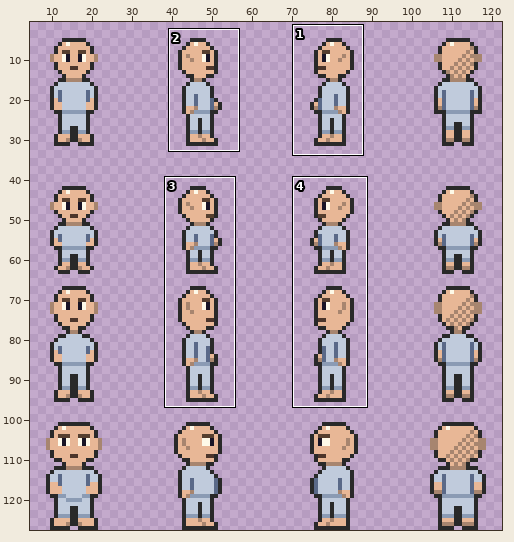
Pixel-art file, stored at assets/characters/character_outlines.aseprite. Above: a wide view before the commit, with the close-up outlined.
Close-up. Old version:
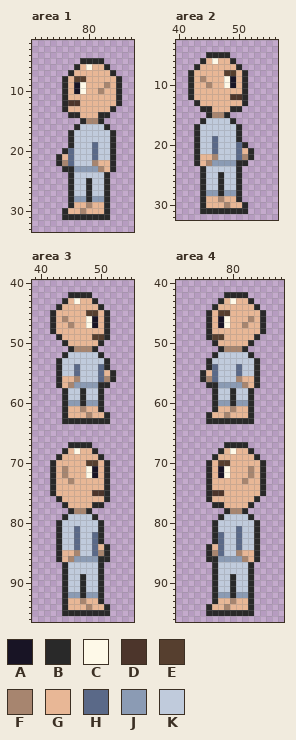
128x128 pixels, 1 frame. Shown: area 1: x 71..87, y 2..33; area 2: x 40..56, y 3..32; area 3: x 39..55, y 40..96; area 4: x 71..88, y 40..96. The wide view leaves out empty margins. The commit also changed other parts of the picture, which this record leaves out.
Palette (. is transparent): A #181425  B #292929  C #fef9e8  D #4c352b  E #563f2f  F #a7856f  G #e8b796  H #5a6988  J #8b9bb4  K #c0cbdc
Pixels before, area 1, first column x 75:
 5 ....BBBB...
 6 ...BGCGGB..
 7 ..BGGGGGGB.
 8 .BGEEGGGGGB
 9 .BGACGGGFGB
10 .BGACGGFGGB
11 .BGGGGGGGGB
12 .BDDGGGGGGB
13 .BGGGGGGGB.
14 ..BBGGGBB..
15 ....BFFB...
16 ...BKKKKB..
17 ..BKKKKKKB.
18 ..BKKKKKKB.
19 ..BKKKHKKB.
20 .BHKKKHKKB.
21 BGHKKKHKKB.
22 BFHKKKFGGB.
23 .BBJJJJFGB.
24 ..BKKKKKB..
25 ..BKKBKKB..
26 ..BKKBKKB..
27 ..BKKBKKB..
28 ..BJJBJJB..
29 ..BGGFGGB..
30 .BGGFGGGB..
31 .BBBBBBBB..
Pixels before, area 2, first column x 42:
 5 ...BBBB....
 6 ..BGCGGB...
 7 .BGGGGGGB..
 8 BGGGGGEEGB.
 9 BGFGGGCAGB.
10 BGGFGGCAGB.
11 BGGGGGGGGB.
12 BGGGGGGDDB.
13 .BGGGGGGGB.
14 ..BBGGGBB..
15 ...BFFB....
16 ..BKKKKB...
17 .BKKKKKKB..
18 .BKKKKKKB..
19 .BKKHKKKB..
20 .BKKHKKKHB.
21 .BKKHKKKHGB
22 .BGGFKKKHFB
23 .BGFJJJJBB.
24 ..BKKKKKB..
25 ..BKKBKKB..
26 ..BKKBKKB..
27 ..BKKBKKB..
28 ..BJJBJJB..
29 ..BGGFGGB..
30 ..BGGGFGGB.
31 ..BBBBBBBB.
Pixels before, area 3, first column x 42:
42 ...BBBB....
43 ..BGCGGB...
44 .BGGGGGGB..
45 BGGGGGEEGB.
46 BGFGGGCAGB.
47 BGGFGGCAGB.
48 BGGGGGGGGB.
49 .BGGGGGEEB.
50 ..BGGGGGB..
51 ...BFFFB...
52 ..BKKKKKB..
53 .BKKKKKKKB.
54 .BKKHKKKHB.
55 .BKKHKKKHGB
56 .BGGFKKKHFB
57 .BGFJJJJBB.
58 ..BKKBKKB..
59 ..BKKBKKB..
60 ..BJJBJJB..
61 ..BGGFGGB..
62 ..BGGGFGGB.
63 ..BBBBBBBB.
64 ...........
65 ...........
66 ...........
67 ...BBBB....
68 ..BGCGGB...
69 .BGGGGGGB..
70 BGGGGGEEGB.
71 BGFGGGCAGB.
72 BGFGGGCAGB.
73 BGGFGGGGGB.
74 BGGGGGGGGB.
75 BGGGGGGDDB.
76 .BGGGGGGGB.
77 ..BGGGGBB..
78 ...BFFB....
79 ..BKKKKB...
80 .BKKKKKKB..
81 .BKKHKKKB..
82 .BKKHKKHB..
83 .BKKHKKHB..
84 .BKKHKKHGB.
85 .BGGFKKHFB.
86 .BGFJJJJBB.
87 ..BKKKKKB..
88 ..BKKKKKB..
89 ..BKKBKKB..
90 ..BKKBKKB..
91 ..BKKBKKB..
92 ..BJJBJJB..
93 ..BGGFGGB..
94 ..BGGGFGGB.
95 ..BBBBBBBB.
Pixels before, area 4, first column x 75:
42 ....BBBB...
43 ...BGCGGB..
44 ..BGGGGGGB.
45 .BGEEGGGGGB
46 .BGACGGGFGB
47 .BGACGGFGGB
48 .BGGGGGGGGB
49 .BEEGGGGGB.
50 ..BGGGGGB..
51 ...BFFFB...
52 ..BKKKKKB..
53 .BKKKKKKKB.
54 .BHKKKHKKB.
55 BGHKKKHKKB.
56 BFHKKKFGGB.
57 .BBJJJJFGB.
58 ..BKKBKKB..
59 ..BKKBKKB..
60 ..BJJBJJB..
61 ..BGGFGGB..
62 .BGGFGGGB..
63 .BBBBBBBB..
64 ...........
65 ...........
66 ...........
67 ....BBBB...
68 ...BGCGGB..
69 ..BGGGGGGB.
70 .BGEEGGGGGB
71 .BGACGGGFGB
72 .BGACGGGFGB
73 .BGGGGGFGGB
74 .BGGGGGGGGB
75 .BDDGGGGGGB
76 .BGGGGGGGB.
77 ..BBGGGGB..
78 ....BFFB...
79 ...BKKKKB..
80 ..BKKKKKKB.
81 ..BKKKHKKB.
82 ..BHKKHKKB.
83 ..BHKKHKKB.
84 .BGHKKHKKB.
85 .BFHKKFGGB.
86 .BBJJJJFGB.
87 ..BKKKKKB..
88 ..BKKKKKB..
89 ..BKKBKKB..
90 ..BKKBKKB..
91 ..BKKBKKB..
92 ..BJJBJJB..
93 ..BGGFGGB..
94 .BGGFGGGB..
95 .BBBBBBBB..
After the commit:
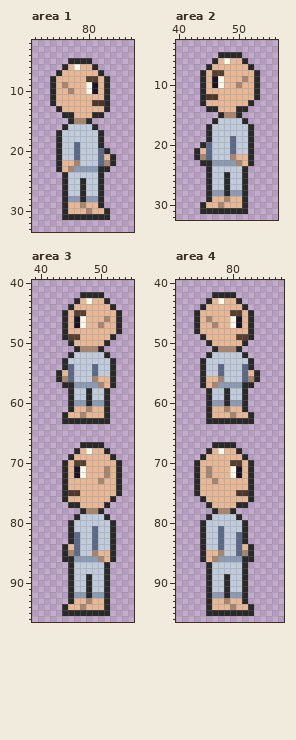
The exact change:
Changed rows in their new state; - is an unchanged pixel.
Area 1, layer "Character":
first column x 74:
 5 ---BB--..---
 6 --BGC-GB..--
 7 -BGG----B..-
 8 BGG-GGEE-B..
 9 BGF-GGCA-B..
10 BGGFGGCAGB..
11 BGG------B..
12 BGGGG--DDB..
13 -BG------B.-
14 --B-G--B-.--
15 ---BFFB..---
16 --BKK--B..--
17 -BKK----B..-
18 -BKK----B..-
19 -BKKH--KB..-
20 -BKKH--KHB.-
21 --KKH--KHG--
22 --GGF--KHF--
23 -BGF----BB.-
24 --BK----B.--
25 --BK-BK-B.--
26 --BK-BK-B.--
27 --BK-BK-B.--
28 --BJ-BJ-B.--
29 --BG-FG-B.--
30 -----GF-----
Area 2, layer "Character":
first column x 42:
 5 ---..--BB---
 6 --..B-CGGB--
 7 -..B----GGB-
 8 ..B-EEGG-GGB
 9 ..B-ACGG-FGB
10 ..BGACGGFGGB
11 ..B------GGB
12 ..BDD--GGGGB
13 -.B------GB-
14 --.-B--G-B--
15 ---..BFFB---
16 --..B--KKB--
17 -..B----KKB-
18 -..B----KKB-
19 -..BK--HKKB-
20 -.BHK--HKKB-
21 --GHK--HKK--
22 --FHK--FGG--
23 -.BB----FGB-
24 --.B----KB--
25 --.B-KB-KB--
26 --.B-KB-KB--
27 --.B-KB-KB--
28 --.B-JB-JB--
29 --.B-GF-GB--
30 -----FG-----
Area 3, layer "Character":
first column x 42:
42 ---..--BB---
43 --..B-CGGB--
44 -..B----GGB-
45 ..B-EEGG-GGB
46 ..B-ACGG-FGB
47 ..BGACGGFGGB
48 ..B------GGB
49 -.BEE--GGGB-
50 --.B----GB--
51 ---.B--FB---
52 --.B----KB--
53 -.B------KB-
54 -.BHK--HKKB-
55 --GHK--HKK--
56 --FHK--FGG--
57 -.BB----FGB-
58 --.B-KB-KB--
59 --.B-KB-KB--
60 --.B-JB-JB--
61 --.B-GF-GB--
62 -----FG-----
first column x 42:
67 ---..--BB---
68 --..B-CGGB--
69 -..B----GGB-
70 ..B-EEGG-GGB
71 ..B-ACGG-FGB
72 ..B-ACGG-FGB
73 ..BG----FGGB
74 ..B------GGB
75 ..BDD--GGGGB
76 -.B------GB-
77 --.BB--GGB--
78 ---..BFFB---
79 --..B--KKB--
80 -..B----KKB-
81 -..BK--HKKB-
82 -..B----KKB-
83 -..B----KKB-
84 -.BG----KKB-
85 -.BFH--FGGB-
86 -.BB----FGB-
87 --.B----KB--
88 --.B----KB--
89 --.B-KB-KB--
90 --.B-KB-KB--
91 --.B-KB-KB--
92 --.B-JB-JB--
93 --.B-GF-GB--
94 -----FG-----
Area 4, layer "Character":
first column x 74:
42 ---BB--..---
43 --BGC-GB..--
44 -BGG----B..-
45 BGG-GGEE-B..
46 BGF-GGCA-B..
47 BGGFGGCAGB..
48 BGG------B..
49 -BGGG--EEB.-
50 --BG----B.--
51 ---BF--B.---
52 --BK----B.--
53 -BK------B.-
54 -BKKH--KHB.-
55 --KKH--KHG--
56 --GGF--KHF--
57 -BGF----BB.-
58 --BK-BK-B.--
59 --BK-BK-B.--
60 --BJ-BJ-B.--
61 --BG-FG-B.--
62 -----GF-----
first column x 74:
67 ---BB--..---
68 --BGC-GB..--
69 -BGG----B..-
70 BGG-GGEE-B..
71 BGF-GGCA-B..
72 BGF-GGCA-B..
73 BGGF----GB..
74 BGG------B..
75 BGGGG--DDB..
76 -BG------B.-
77 --BGG--BB.--
78 ---BFFB..---
79 --BKK--B..--
80 -BKK----B..-
81 -BKKH--KB..-
82 -BKK----B..-
83 -BKK----B..-
84 -BKK----GB.-
85 -BGGF--HFB.-
86 -BGF----BB.-
87 --BK----B.--
88 --BK----B.--
89 --BK-BK-B.--
90 --BK-BK-B.--
91 --BK-BK-B.--
92 --BJ-BJ-B.--
93 --BG-FG-B.--
94 -----GF-----
Where, in picture pixels (left, top, right, bottom), the same in both close-ups:
changed: (50, 58, 122, 214)
changed: (188, 52, 260, 208)
changed: (50, 292, 122, 418)
changed: (50, 442, 122, 610)
changed: (194, 292, 266, 418)
changed: (194, 442, 266, 610)
